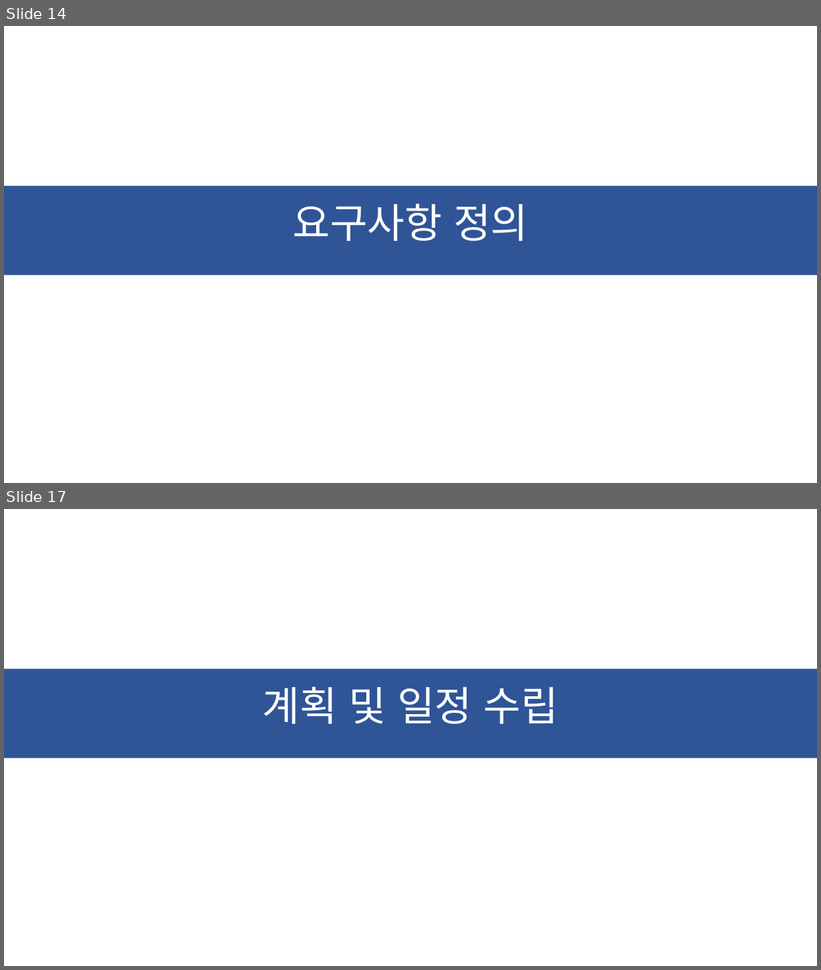
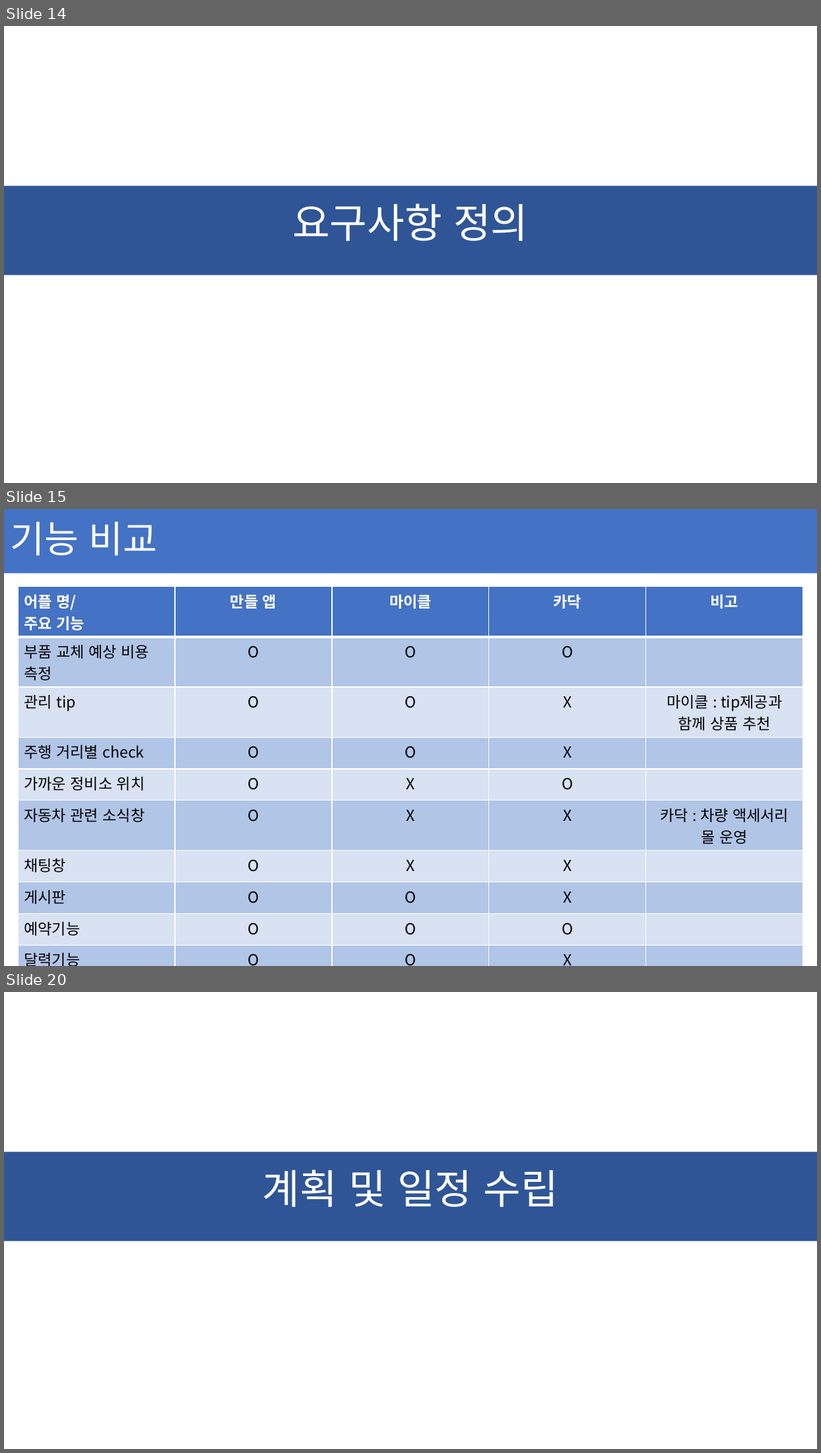
Before and after one commit to ChaeSung-Lee/DJ_InternShip, a slide deck: 2021_Summer/jp.hong/Project_BnC_jph.pptx. Shown one above the other, each under a label of ours: slides 14 and 17 before the commit, slides 14, 15 and 20 after it; the slides between them are not shown. The pictures are 821x970 and 821x1453 pixels, drawn with LibreOffice and Linux fonts; fonts in the diff are those of the drawing. Boxes give left, top, right and bottom in pixels: in the first picture for what was removed or moved away, otherwise in the second. Text is boxed around its words. In the diff, an @@ line names an element or a change of style, - is before the commit and + after.

```diff
--- a/2021_Summer/jp.hong/Project_BnC_jph.pptx
+++ b/2021_Summer/jp.hong/Project_BnC_jph.pptx
@@ slide 15 added at [4,509,817,966], background #FFFFFF @@
@@ title added at [4,509,817,573], fill #4472C4, 44 pt, text #FFFFFF @@
+기능 비교
@@ table added at [18,586,805,966], 10 rows, 5 columns @@
+어플 명/ / 주요 기능 | 만들 앱 | 마이클 | 카닥 | 비고
+부품 교체 예상 비용 측정 | O | O | O | 
+관리 tip | O | O | X | 마이클 : tip제공과 함께 상품 추천
+주행 거리별 check | O | O | X | 
+가까운 정비소 위치 | O | X | O | 
+자동차 관련 소식창 | O | X | X | 카닥 : 차량 액세서리 몰 운영
+채팅창 | O | X | X | 
+게시판 | O | O | X | 
+예약기능 | O | O | O | 
+달력기능 | O | O | X | 
@@ what was slide 17 is now slide 20 @@
```
Also in this commit, not shown: 7 slides changed, 4 other slides added, 2 slides removed.
